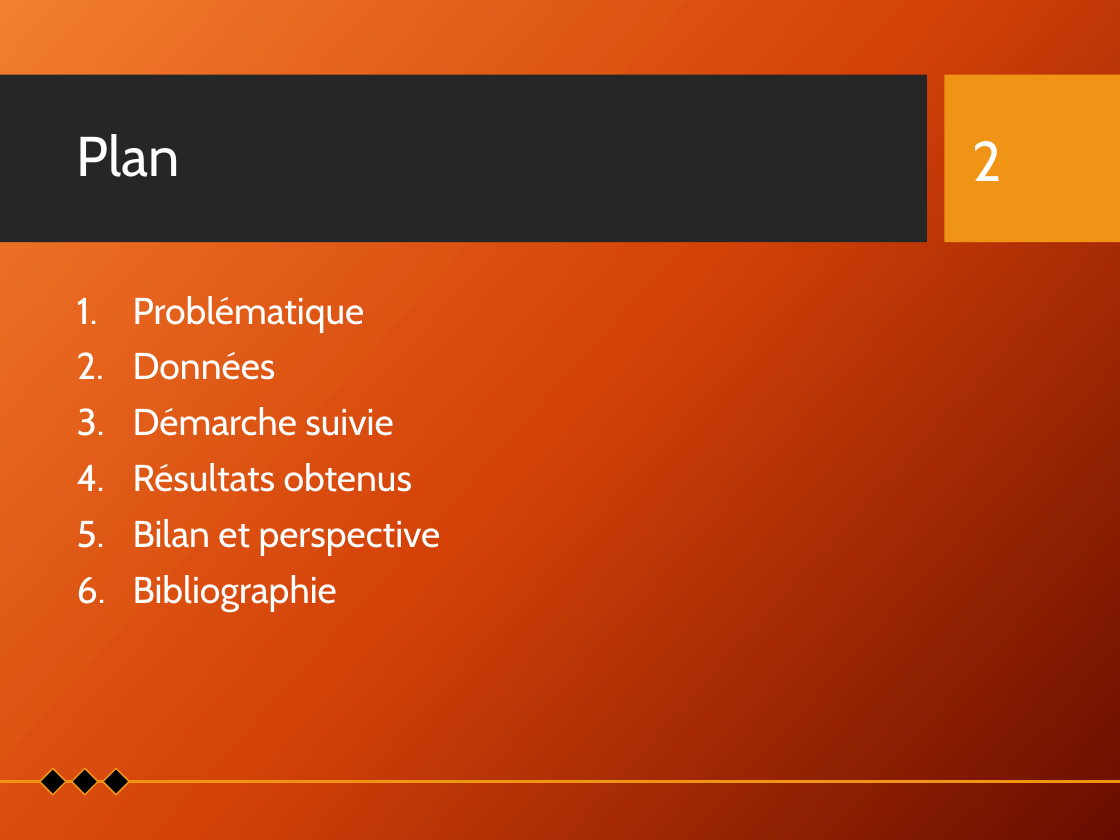
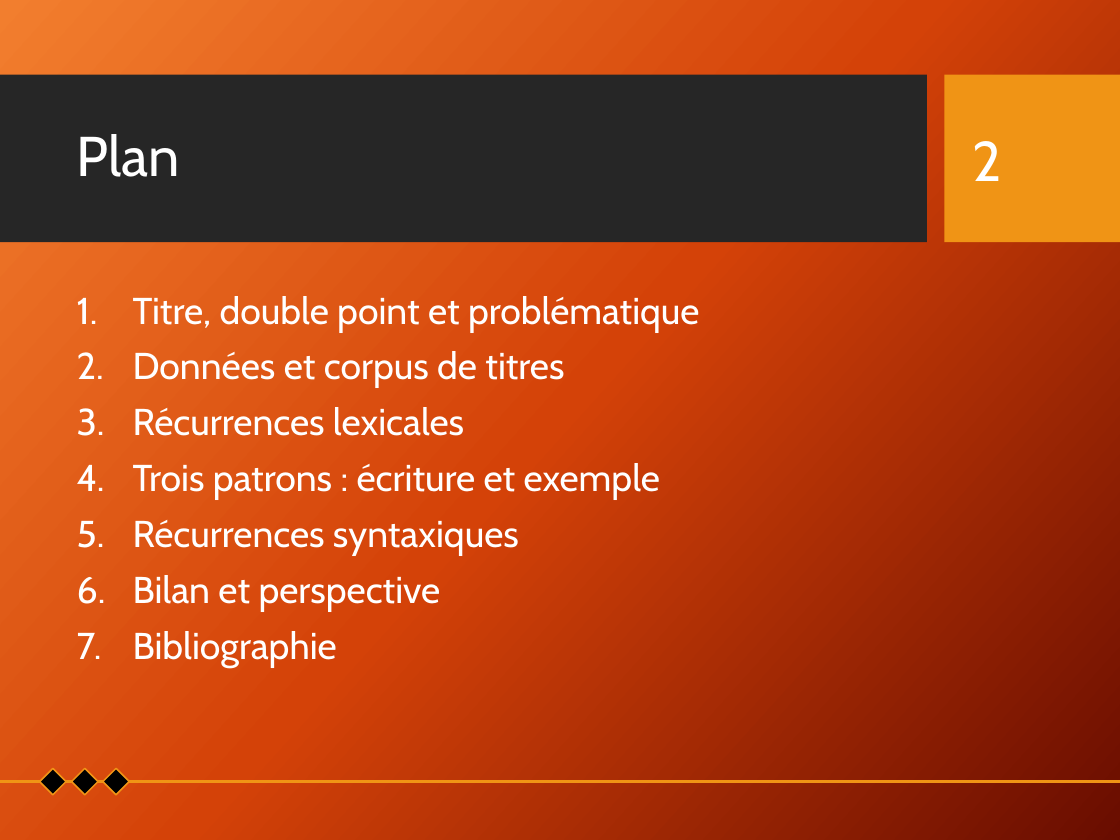
Before and after one commit to Xitog/tal, a slide deck: slide 2 of dossiers/Final - Présentation Projet de recherche.pptx. Drawn at 1120x840 pixels with LibreOffice and Linux fonts; fonts in the diff are those of the drawing; background and template pictures are left out. Boxes give left, top, right and bottom in pixels: in the first picture for what was removed or moved away, otherwise in the second. Text is boxed around its words. In the diff, an @@ line names an element or a change of style, - is before the commit and + after.

```diff
--- a/dossiers/Final - Présentation Projet de recherche.pptx
+++ b/dossiers/Final - Présentation Projet de recherche.pptx
@@ text at (x1=133, y1=296, x2=699, y2=556): text changed @@
-1. Problématique
-2. Données
-3. Démarche suivie
-4. Résultats obtenus
+1. Titre, double point et problématique
+2. Données et corpus de titres
+3. Récurrences lexicales
+4. Trois patrons : écriture et exemple
+5. Récurrences syntaxiques
```
Also in this commit, not shown: 7 other slides changed, 16 slides added.
